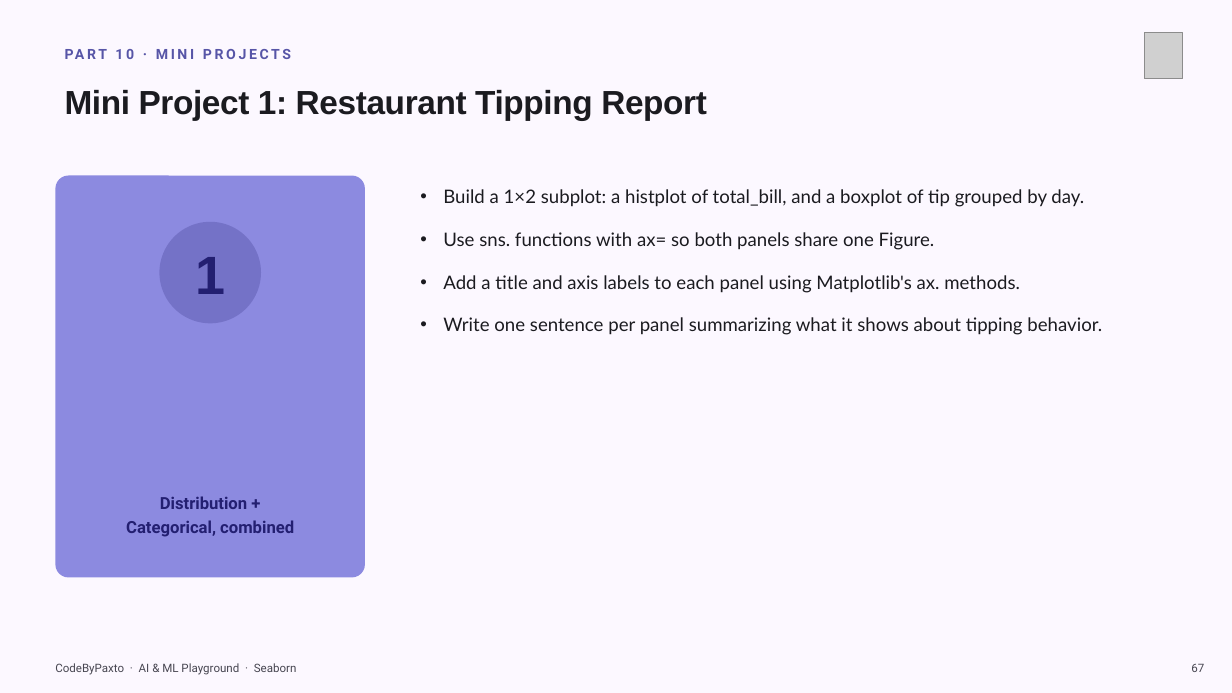
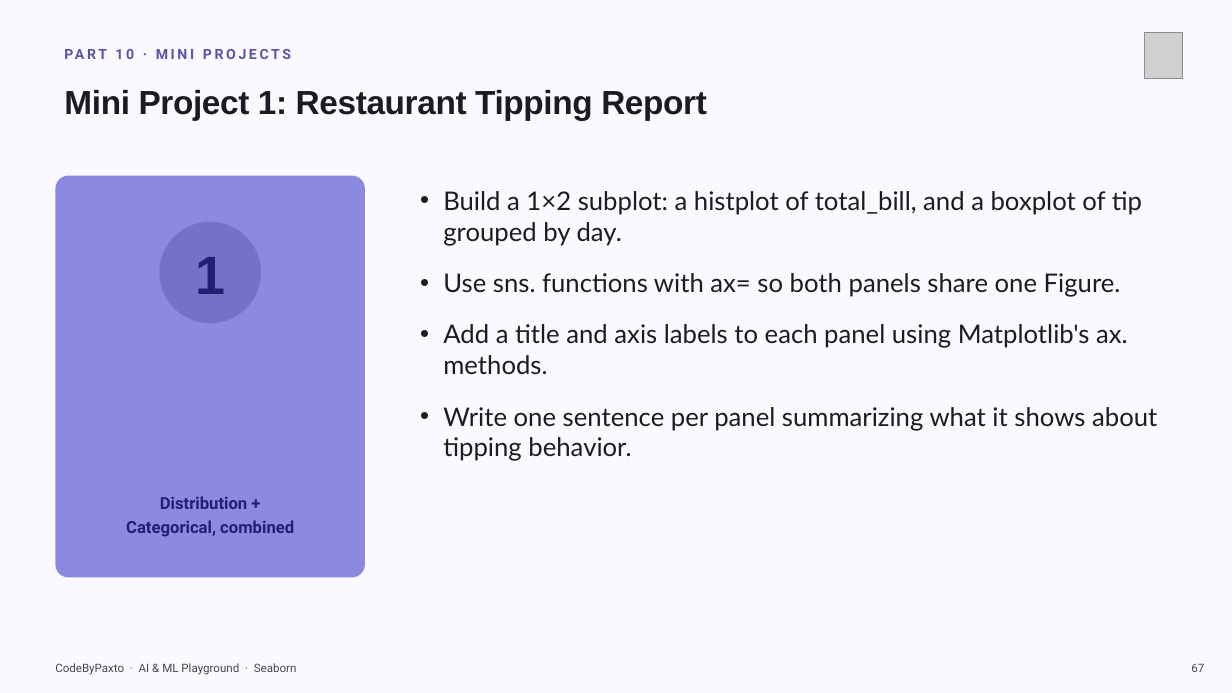
Before and after one commit to waseem-development/ai-and-ml-playground, a slide deck: slide 67 of slides/7_seaborn/Seaborn_AI_ML_Playground.pptx. Drawn at 1232x693 pixels with LibreOffice and Linux fonts; fonts in the diff are those of the drawing; grey boxes stand for pictures. Boxes give left, top, right and bottom in pixels: in the first picture for what was removed or moved away, otherwise in the second. Text is boxed around its words. In the diff, an @@ line names an element or a change of style, - is before the commit and + after.

```diff
--- a/slides/7_seaborn/Seaborn_AI_ML_Playground.pptx
+++ b/slides/7_seaborn/Seaborn_AI_ML_Playground.pptx
@@ text "Build a 1×2 subplot: a ..." at <box>443,191,1157,461</box>: size 14.5 to 20 pt @@
```
Also in this commit, not shown: 6 other slides changed, 13 other files.
